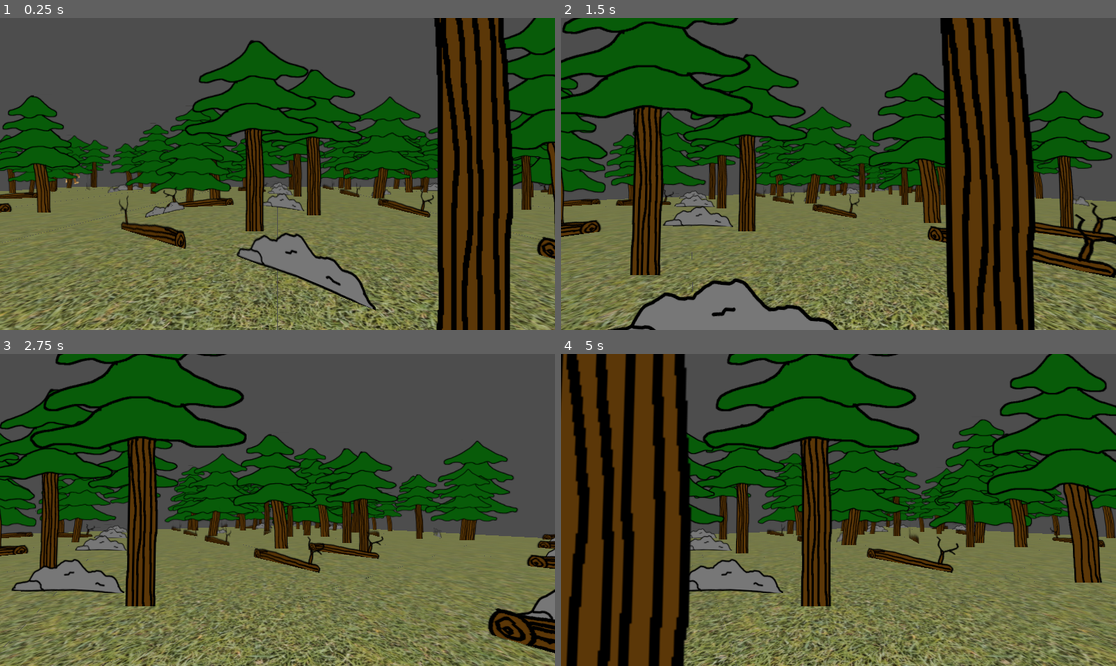
Above: before the commit, frames 1-4 (two rows, left to right).
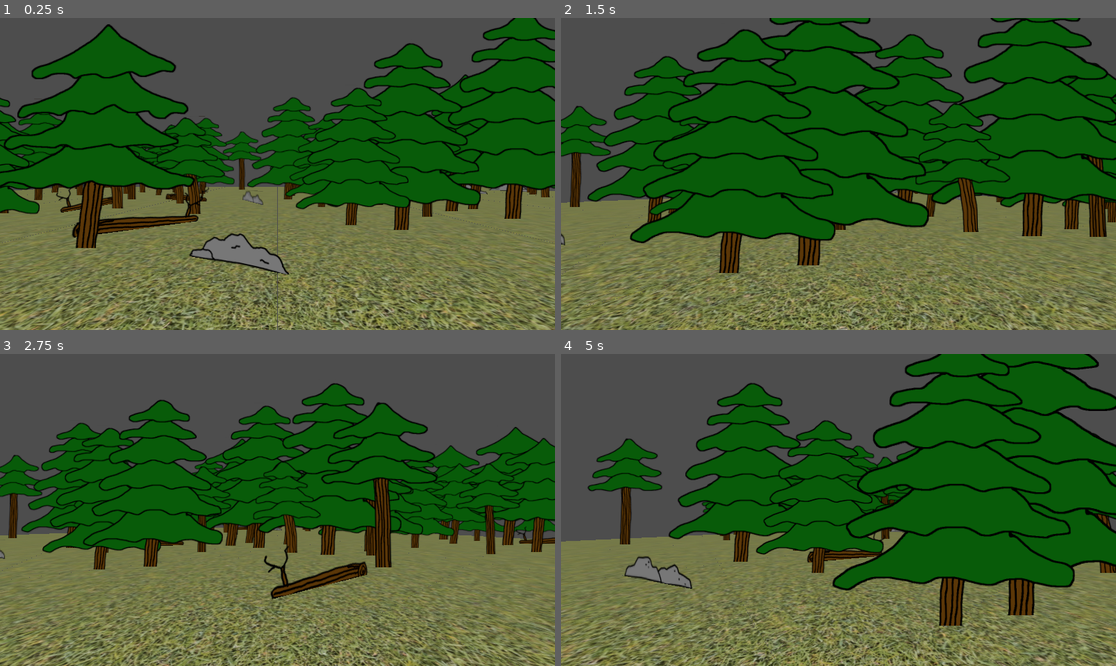
Above: after the commit, the same moments.

Repository: bluegill2000/Godot-Experiments
Game: Godot game, scene res://scenes/pine_forest.tscn
The game is run twice, just before and just after one commit, with the same random seed, the same clock (stepped at 60 frames per second) and the same inputs.
Inputs (mouse positions are in pixels of both pictures, inside the frame that each line leads up to):
- Up to frame 1 (0.25 s): no input
- Up to frame 2 (1.5 s): tap Enter at 0.5 s; move the mouse to (866, 174) at 0.52 s; hold W (move_forward) 0.53-1.28 s; tap R at 0.6, 1.35 s; click (866, 174) at 0.67 s; move the mouse to (727, 189) at 1.27 s; hold S (move_backward) from 1.28 s (still down)
- Up to frame 3 (2.75 s): move the mouse to (333, 441) at 2.02 s; release S (move_backward) at 2.03 s; hold D (move_right) from 2.03 s (still down); tap R at 2.1 s
- Up to frame 4 (5 s): move the mouse to (810, 572) at 2.77 s; release D (move_right) at 2.78 s; hold W (move_forward) 2.78-3.53 s; tap R at 2.85, 3.6, 4.35 s; click (810, 572) at 2.92 s; move the mouse to (1005, 556) at 3.52 s; hold A (move_left) from 3.53 s (still down); move the mouse to (672, 463) at 4.27 s

The runs differ from the first frame. In frame 1, 46% of the frame differs, in the area x 0-100%, y 0-100%; in frame 2, 67%; in frame 3, 50%; in frame 4, 69%.

Commit message:
Non colliding trees and bigfoot ai

Diff:
--- a/Map Generation/scenes/pine_forest.tscn
+++ b/Map Generation/scenes/pine_forest.tscn
@@ -7,8 +7,9 @@
 
 [node name="tile_container" type="Node" parent="."]
 
-[node name="tile_manager" type="Node" parent="." node_paths=PackedStringArray("tileContainer")]
+[node name="tile_manager" type="Node" parent="." node_paths=PackedStringArray("tileContainer", "player_node")]
 script = ExtResource("2_ktbkt")
 tileContainer = NodePath("../tile_container")
+player_node = NodePath("../player")
 
 [node name="player" parent="." instance=ExtResource("2_8spif")]
--- a/Map Generation/scripts/big_foot_controller.gd
+++ b/Map Generation/scripts/big_foot_controller.gd
@@ -3,16 +3,22 @@
 
 var world_size: int
 var world_offset: int
+var player_node: Node3D
 
 const walking_speed = 4
+const running_speed = 9
+const comfort_limit = 10
+const flee_distance = 17
 const packed_scene: PackedScene = preload("res://prefabs/big_foot.tscn")
 
 var target: Vector3 = Vector3(0, 0, 0)
+var is_fleeing = false
 
-static func new_big_foot(world_size: int, world_offset: int) -> BigFoot:
+static func new_big_foot(world_size: int, world_offset: int, player: Node3D) -> BigFoot:
 	var big_foot = packed_scene.instantiate()
 	big_foot.world_size = world_size
 	big_foot.world_offset = world_offset
+	big_foot.player_node = player
 
 	return big_foot
 
@@ -30,13 +36,24 @@
 		if target.distance_to(new_target) > 10:
 			target = new_target
 			found_target = true
-
-	print("Big foot moving toward " + str(target))
+			is_fleeing = false
 
 func _physics_process(delta: float) -> void:
-	# Fingure out where to go
-	var direction = position.direction_to(target)
-	velocity = direction * walking_speed
+	var direction: Vector3
+	var speed: float
+
+	# Always run away form the player if they are too close
+	if !is_fleeing and position.distance_to(player_node.position) < comfort_limit:
+		direction = position.direction_to(player_node.position) * -1
+		direction.y = 0
+		direction *= flee_distance
+		target = position + direction
+		is_fleeing = true
+
+	direction = position.direction_to(target)
+	speed = running_speed if is_fleeing else walking_speed
+
+	velocity = direction * speed
 
 	move_and_slide()
 
--- /dev/null
+++ b/Map Generation/scripts/point_cloud.gd
@@ -0,0 +1,21 @@
+class_name PointCloudGenerator
+
+static func generate_points(width: float, height: float, count: int, clearance: float, random_seed: int) -> Array[Vector2]:
+	var generator = RandomNumberGenerator.new()
+	var points: Array[Vector2] = []
+
+	generator.seed = random_seed
+
+	while points.size() < count:
+		var point_fits: bool = true
+		var new_point = Vector2(generator.randf_range(0, width), generator.randf_range(0, height))
+
+		for point in points:
+			if point.distance_to(new_point) < clearance:
+				point_fits = false
+				break
+
+		if point_fits:
+			points.append(new_point)
+
+	return points
--- a/Map Generation/scripts/tile.gd
+++ b/Map Generation/scripts/tile.gd
@@ -8,7 +8,7 @@
 const rock_1_scene = preload("res://prefabs/pine_forest/rock_1.tscn")
 const rock_2_scene = preload("res://prefabs/pine_forest/rock_2.tscn")
 
-const tileSize = 10
+const tile_size = 10
 
 # Called when the node enters the scene tree for the first time.
 func _ready():
@@ -19,15 +19,20 @@
 	#pass
 
 func configure(mapSeed: int, tile_type: Globals.WorldType, x: int, z: int):
-	position.x = x * tileSize
-	position.z = z * tileSize
+	position.x = x * tile_size
+	position.z = z * tile_size
 
 	var generator = RandomNumberGenerator.new()
-	generator.seed = x * z + mapSeed # Each tile has a 'different' seed
+	generator.seed = hash(str(x) + str(z) + str(mapSeed)) # Each tile has a 'different' seed
 
 	if tile_type == Globals.WorldType.pine_forest:
-		# Trees 1-4
-		for i in generator.randi_range(1, 4):
+		var tree_count = generator.randi_range(2, 7)
+		var log_count = 1 if generator.randi_range(0, 3) == 0 else 0
+		var rock_count = 1 if generator.randi_range(0, 4) == 0 else 0
+		var locations = PointCloudGenerator.generate_points(tile_size - 1, tile_size - 1, tree_count + log_count + rock_count, 1.5, generator.seed)
+
+		for i in range(0, tree_count - 1):
+			var location = locations[i]
 			var tree_node: Node3D
 
 			match generator.randi_range(1, 4):
@@ -40,25 +45,26 @@
 				4:
 					tree_node = pine_tree_4_scene.instantiate()
 
-			tree_node.position.x = generator.randf_range(0, tileSize)
-			tree_node.position.z = generator.randf_range(0, tileSize)
+			tree_node.position.x = location.x
+			tree_node.position.z = location.y
 
 			# Scale the trees
 			tree_node.find_child("tree_sprite").pixel_size *= generator.randf_range(0.7, 1.3)
 
 			add_child(tree_node)
 
-		# Rocks 0-1
-		if generator.randi() % 2:
+		if rock_count == 1:
+			var location = locations[tree_count]
 			var rock_node: Node3D
+
 			match generator.randi_range(1, 2):
 				1:
 					rock_node = rock_1_scene.instantiate()
 				2:
 					rock_node = rock_2_scene.instantiate()
 
-			rock_node.position.x = generator.randf_range(0, tileSize)
-			rock_node.position.z = generator.randf_range(0, tileSize)
+			rock_node.position.x = location.x
+			rock_node.position.z = location.y
 
 			# Shrink rocks down
 			rock_node.scale *= generator.randf_range(0.3, 0.5)
@@ -68,11 +74,11 @@
 
 			add_child(rock_node)
 
-		# Fallen logs 0-1
-		if generator.randi() % 2:
+		if log_count == 1:
+			var location = locations[tree_count + rock_count]
 			var log_node = fallen_log_1_scene.instantiate()
-			log_node.position.x = generator.randf_range(0, tileSize)
-			log_node.position.z = generator.randf_range(0, tileSize)
+			log_node.position.x = location.x
+			log_node.position.z = location.y
 
 			# Rotate log
 			log_node.rotate_y(deg_to_rad(generator.randi_range(0, 359)))
--- a/Map Generation/scripts/tile_manager.gd
+++ b/Map Generation/scripts/tile_manager.gd
@@ -1,6 +1,7 @@
 extends Node
 
 @export var tileContainer: Node
+@export var player_node: Node3D
 
 const tile_scene = preload("res://prefabs/pine_forest/pine_forest_tile.tscn")
 const rowOffset: int = -4
@@ -25,7 +26,7 @@
 			tile.configure(worldSeed, Globals.WorldType.pine_forest, row, col)
 
 	# Invite Bigfoot
-	var big_foot = BigFoot.new_big_foot(80, -40)
+	var big_foot = BigFoot.new_big_foot(80, -40, player_node)
 	big_foot.position = Vector3(-50, 0, -50)
-	print("Added bigfood at " + str(big_foot.position))
+
 	add_child(big_foot)
